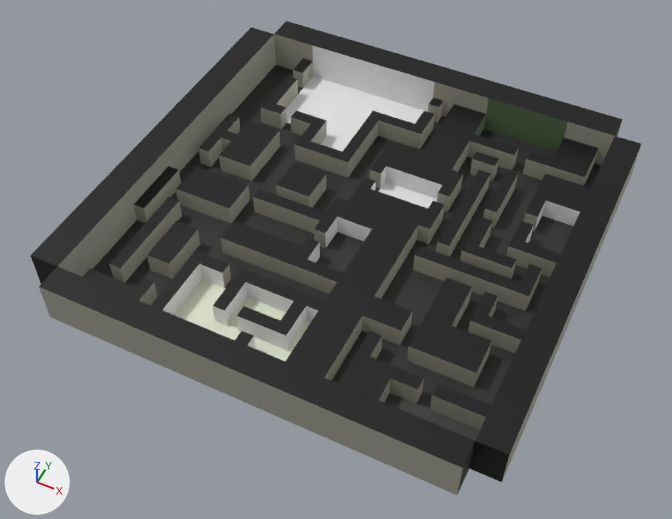
A saved change to the FBX model Assets/Environment/Maps/MapSmall.fbx.
Camera for both pictures: a 50 mm camera at (42.0, -97.3, 110.4) aimed at (-2.8, -7.6, -1.6). Arrows for +X, +Y and +Z are at lower left; the lights stay in place. Where no turn or scale is listed for an object, it has been applied to the vertices. Vertices at the same position are counted once.

Names of what the first picture shows: 'Ceiling', 'Floor', 'Walls'.
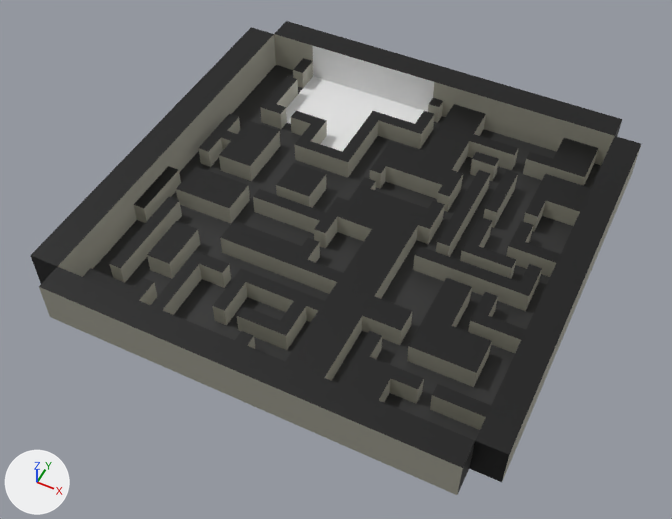
Where the newer file only moved an object's origin or applied its transform, the numbers keep the older frame.

Diff of the bpy script that builds the scene:
```diff
--- a/Assets/Environment/Maps/MapSmall.fbx.py
+++ b/Assets/Environment/Maps/MapSmall.fbx.py
@@ me_plane_001 @@
 me_plane_001.from_pydata(...)  # 1656 vertices, 846 faces; spans x -37.8..37.4, y -37.2..37.7, z 0.0..7.1
 # used by ob_walls; location = (-2.6, -1.4, 0.0)
+# me_plane_001 part 4: all 54 faces that had it switch from mat_medicalrommwall (white #e7e7e7) to mat_default (grey #a6a597)
+# me_plane_001 part 5: all 32 faces that had it switch from mat_restroomwall (white #e7e7e7) to mat_default (grey #a6a597)
+# me_plane_001 part 6: all 20 faces that had it switch from mat_dormswall (dark green #5c7352) to mat_default (grey #a6a597)
+# me_plane_001 part 7: all 14 faces that had it switch from mat_levelcorridorwall (white #e7e7e7) to mat_default (grey #a6a597)
 me_plane_001.materials.append(mat_machineroomwall)
@@ me_plane_002 @@
 me_plane_002.from_pydata(...)  # 941 vertices, 623 faces; spans x -32.8..32.8, y -32.8..32.8, z 0.0
 # used by ob_floor; location = (-2.6, -1.4, 0.0)
+# me_plane_002 part 1: all 21 faces that had it switch from mat_securityfloor (black #3e3e3e) to mat_floor (black #313131)
+# me_plane_002 part 2: all 49 faces that had it switch from mat_medicalroomfloor (white #e2e7d0) to mat_floor (black #313131)
+# me_plane_002 part 3: all 15 faces that had it switch from mat_levelcorridorfloor (white #e7e7e7) to mat_floor (black #313131)
 me_plane_002.materials.append(mat_machineroomfloor)
```

Where the change shows, as pixel boxes [x1, y1, x2, y2] in the pictures (672 x 519 px):
part 1 of me_plane_002, recoloured: [384, 393, 480, 440] in both
part 2 of me_plane_002, recoloured (white to black): [174, 279, 311, 361] in both
part 3 of me_plane_002, recoloured (white to black): [378, 181, 437, 208] in both
part 4 of me_plane_001, recoloured: [163, 264, 318, 350] in both
part 5 of me_plane_001, recoloured: [308, 201, 580, 262] in both
part 6 of me_plane_001, recoloured (green to grey): [474, 98, 567, 152] in both
part 7 of me_plane_001, recoloured: [371, 166, 442, 199] in both
